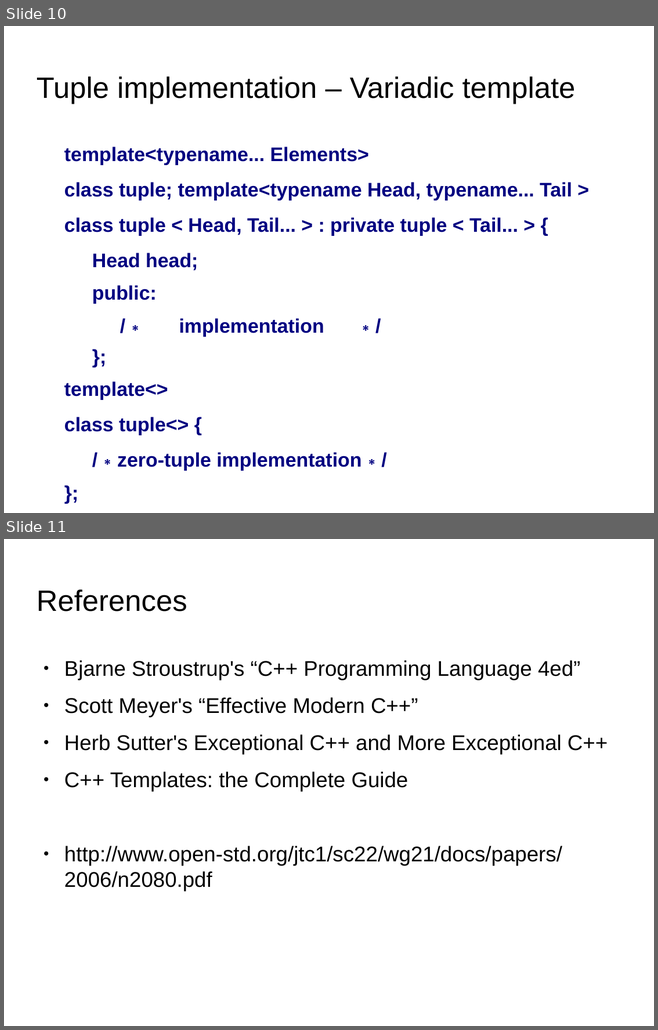
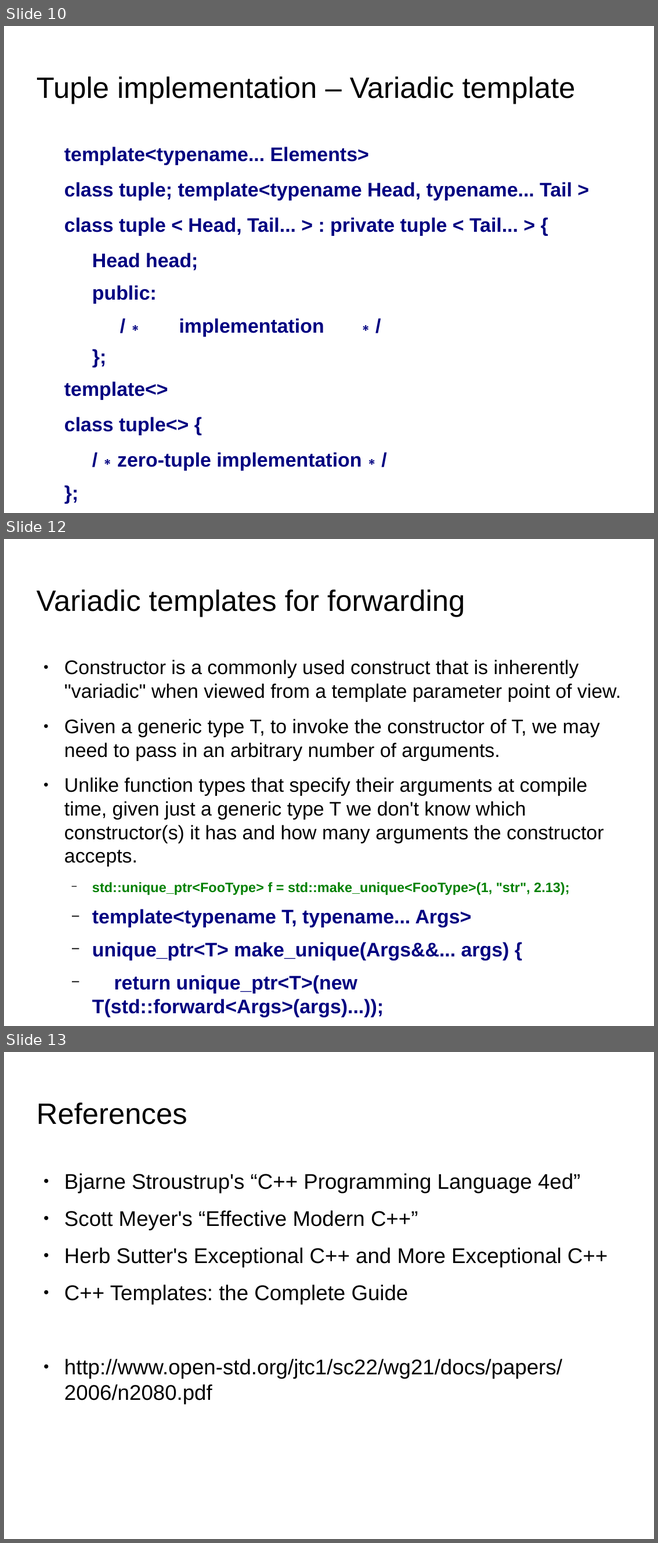
Before and after one commit to kks32/cpp-software-development, a slide deck: Ex18_Variadic_Templates/Ex18_Variadic_Templates.odp. Shown one above the other, each under a label of ours: slides 10 and 11 before the commit, slides 10, 12 and 13 after it; the slides between them are not shown. The pictures are 658x1030 and 658x1543 pixels, drawn with LibreOffice and Linux fonts; fonts in the diff are those of the drawing; background and template pictures are left out. Boxes give left, top, right and bottom in pixels: in the first picture for what was removed or moved away, otherwise in the second. Text is boxed around its words. In the diff, an @@ line names an element or a change of style, - is before the commit and + after.

Commit message:
Variadic templates forwarding

```diff
--- a/Ex18_Variadic_Templates/Ex18_Variadic_Templates.odp
+++ b/Ex18_Variadic_Templates/Ex18_Variadic_Templates.odp
@@ slide 12 added at (4, 539, 654, 1026), background picture (left out) @@
@@ title added at (36, 589, 465, 617), 36 pt, text #000000 @@
+Variadic templates for forwarding
@@ text added at (64, 660, 621, 994), 24.1 pt, text #000000 @@
+● Constructor is a commonly used construct that is inherently "variadic" when viewed from a template parameter point of view.
+● Given a generic type T, to invoke the constructor of T, we may need to pass in an arbitrary number of arguments.
+● Unlike function types that specify their arguments at compile time, given just a generic type T we don't know which constructor(s) it has and how many arguments the constructor accepts.
+  − std::unique_ptr<FooType> f = std::make_unique<FooType>(1, "str", 2.13);
+  − template<typename T, typename... Args>
+  − unique_ptr<T> make_unique(Args&&... args) {
+  − return unique_ptr<T>(new T(std::forward<Args>(args)...));
+  − }
@@ what was slide 11 is now slide 13 @@
```
Also in this commit, not shown: 1 other slide added, 2 other files.
